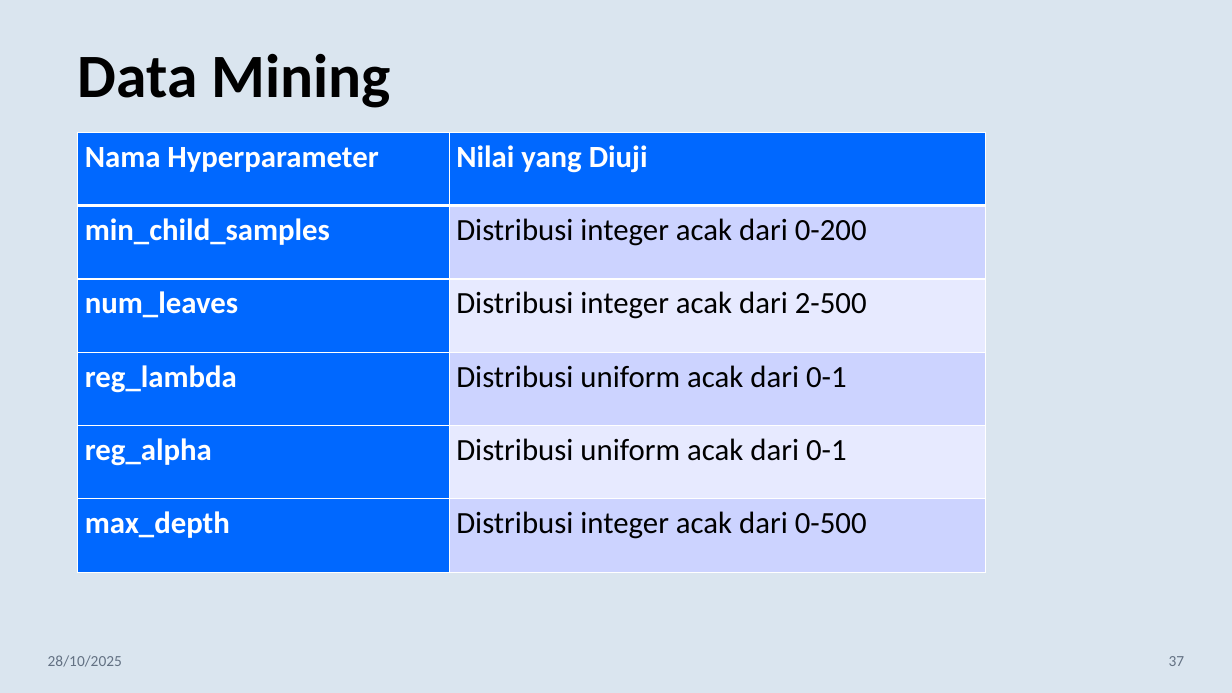
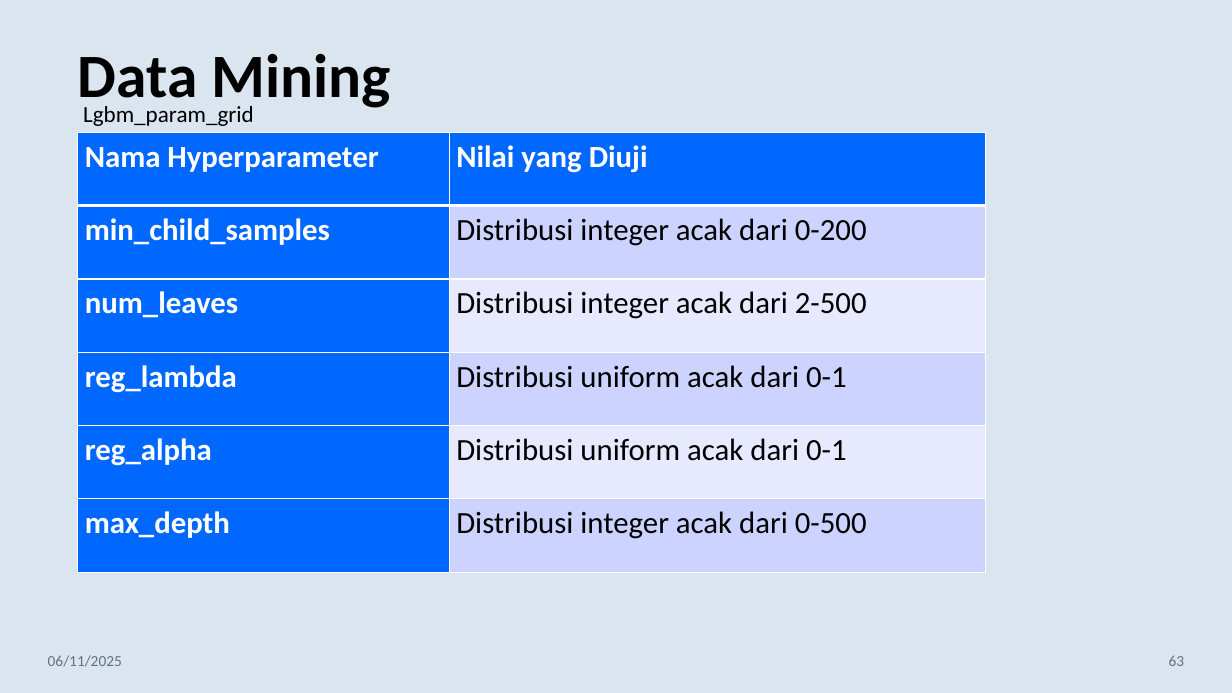
Before and after one commit to fadhilra101/skripsi, a slide deck: slide 63 of ppt/PPT SEMHAS Fadhil Raihan Akbar 11210930000101.pptx (slide 37 before the commit). Drawn at 1232x693 pixels with LibreOffice and Linux fonts; fonts in the diff are those of the drawing. Boxes give left, top, right and bottom in pixels: in the first picture for what was removed or moved away, otherwise in the second. Text is boxed around its words. In the diff, an @@ line names an element or a change of style, - is before the commit and + after.

```diff
--- a/ppt/PPT SEMHAS Fadhil Raihan Akbar 11210930000101.pptx
+++ b/ppt/PPT SEMHAS Fadhil Raihan Akbar 11210930000101.pptx
@@ text added at [83,106,254,126], 18 pt, text #000000 @@
+Lgbm_param_grid
@@ text at [48,655,122,667]: text changed @@
-28/10/2025
+06/11/2025
@@ page number at [1169,655,1185,666]: text changed @@
-37
+63
```
Also in this commit, not shown: 28 other slides changed, 33 slides added, 2 slides removed, 3 other files.
